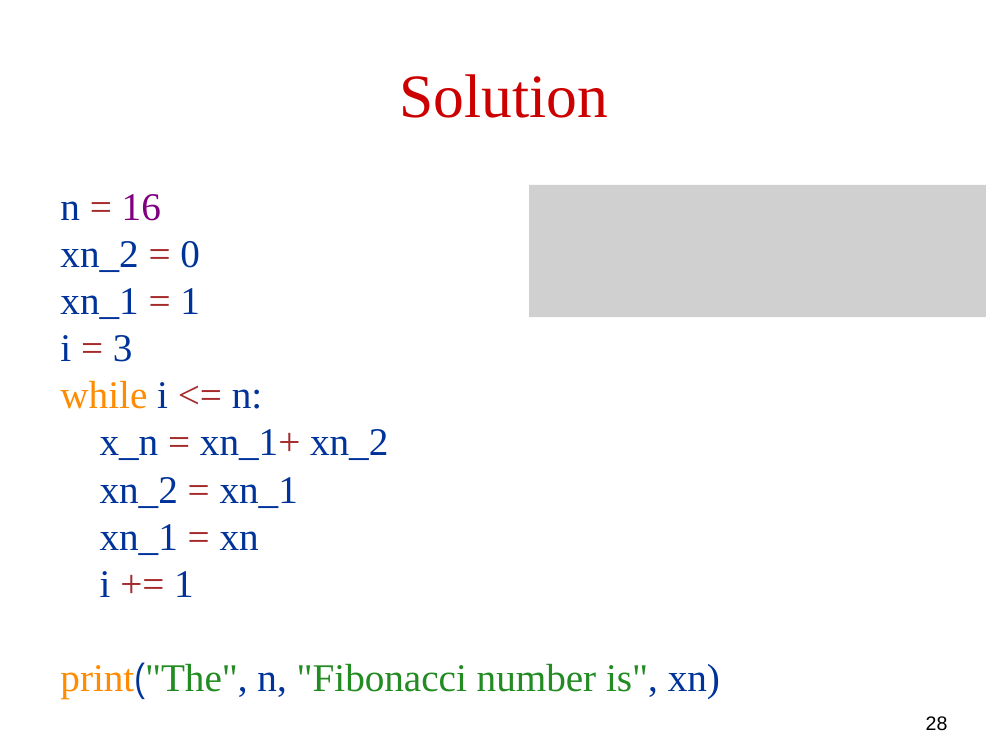
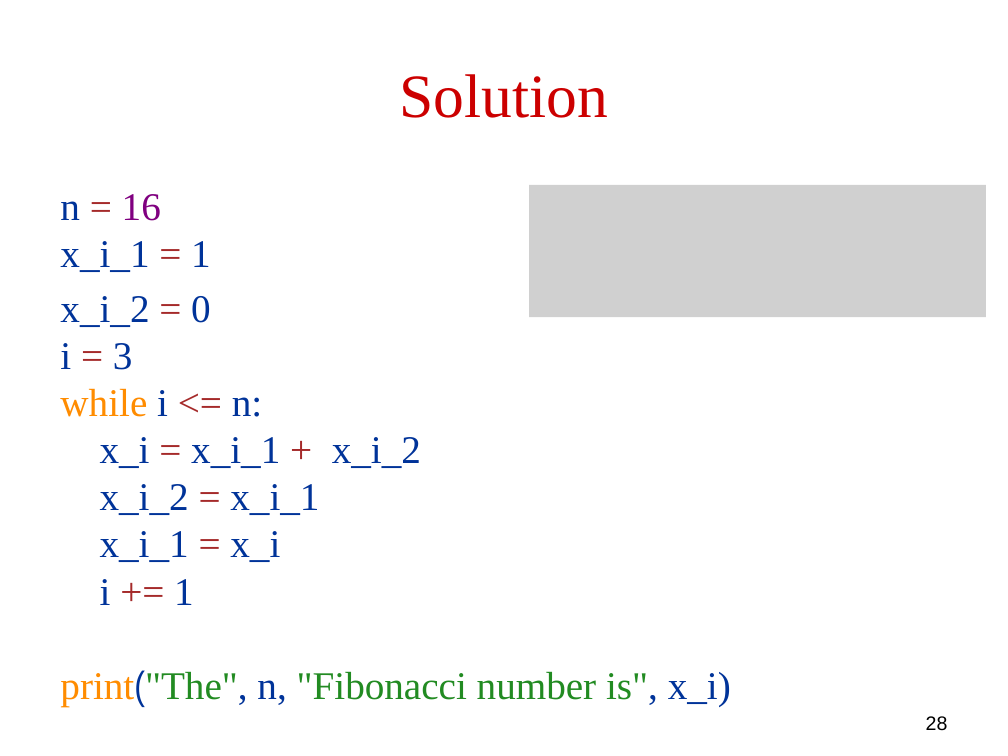
Before and after one commit to robintux/gip, a slide deck: slide 28 of Sessions/2/gip2.pptx. Drawn at 1008x756 pixels with LibreOffice and Linux fonts; fonts in the diff are those of the drawing; grey boxes stand for pictures. Boxes give left, top, right and bottom in pixels: in the first picture for what was removed or moved away, otherwise in the second. Text is boxed around its words. In the diff, an @@ line names an element or a change of style, - is before the commit and + after.

```diff
--- a/Sessions/2/gip2.pptx
+++ b/Sessions/2/gip2.pptx
@@ text at bbox=[60, 194, 731, 706]: text changed @@
-n = 16
-xn_2 = 0
-xn_1 = 1
-i = 3
-while i <= n:
-x_n = xn_1+ xn_2
-xn_2 = xn_1
-xn_1 = xn
-i += 1
-print("The", n, "Fibonacci number is", xn)
+n = 16
+x_i_1 = 1
+x_i_2 = 0
+i = 3
+while i <= n:
+x_i = x_i_1 + x_i_2
+x_i_2 = x_i_1
+x_i_1 = x_i
+i += 1
+print("The", n, "Fibonacci number is", x_i)
```
Also in this commit, not shown: 11 other slides changed, 4 slides removed.
